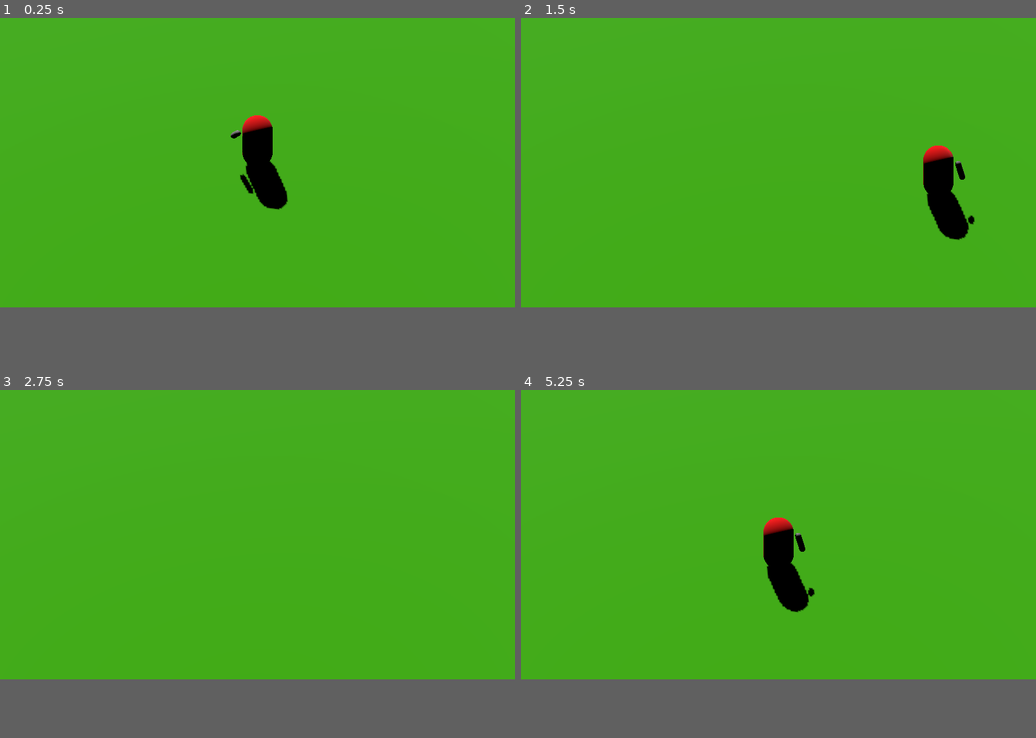
Above: before the commit, frames 1-4 (two rows, left to right).
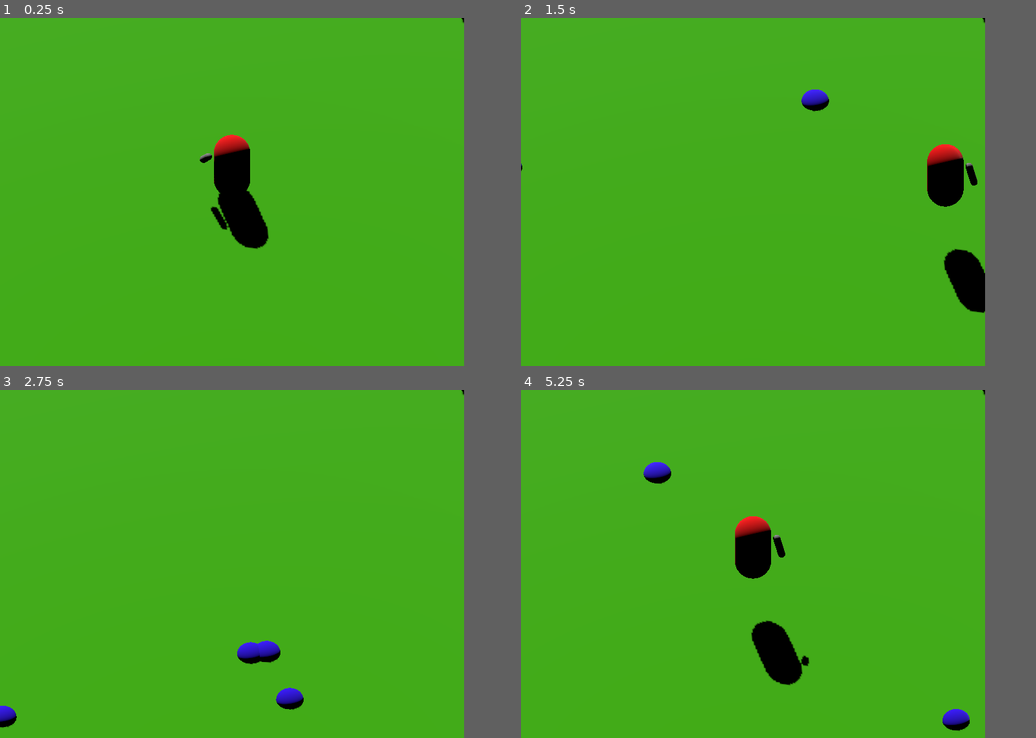
Above: after the commit, the same moments.

Repository: JS-Veer/3D_Game_Test
Game: Godot game, scene res://main.tscn
Same seed, same stepped clock (60 frames per second), same inputs: the game is played once before the commit and once after it. Before the commit the project starts from res://node_3d.tscn.
Inputs:
- Up to frame 1 (0.25 s): no input
- Up to frame 2 (1.5 s): tap Enter at 0.5 s; hold D (move_right) 0.53-1.28 s; tap Space (jump) at 0.6, 0.77, 1.07, 1.35 s; hold S (move_back) from 1.28 s (still down)
- Up to frame 3 (2.75 s): tap Space (jump) at 1.52, 1.82, 2.1 s; release S (move_back) at 2.03 s; hold D (move_right) from 2.03 s (still down)
- Up to frame 4 (5.25 s): release D (move_right) at 2.78 s; hold W (move_forward) 2.78-3.53 s; tap Space (jump) at 2.85, 3.02, 3.32, 3.6, 3.77, 4.07, 4.35, 4.52, 4.82, 5.1 s; hold A (move_left) 3.53-5.03 s; hold S (move_back) from 5.03 s (still down)
In our replay, the window is 799x449 before the commit and 720x540 after it. These sizes can differ from the game's own. Grey fills any space a smaller window leaves; there, only what the larger window draws over its background counts as a difference.

The runs differ from the first frame. In frame 1, 3.7% of the frame differs, in the area x 38-91%, y 0-67%; in frame 2, 2.5%; in frame 3, 0.9%; in frame 4, 4.1%, in the area x 23-91%, y 0-98%.

Commit message:
Add squashing mobs

Diff:
--- /dev/null
+++ b/3d-game-test/Logic/main.gd
@@ -0,0 +1,20 @@
+extends Node3D
+
+@export var mob_scene: PackedScene
+
+
+func _on_mob_timer_timeout() -> void:
+	# Create new instance of mob scene
+	var mob = mob_scene.instantiate()
+
+	# Choose random location on spawn path
+	# Store reference to SpawnLocation node
+	var mob_spawn_location = get_node("SpawnPath/SpawnLocation")
+	# Give it a random offseta
+	mob_spawn_location.progress_ratio = randf()
+
+	var player_position = $Player.position
+	mob.initialize(mob_spawn_location.position, player_position)
+
+	# Spawn the mob by adding to main scene
+	add_child(mob)
--- a/3d-game-test/Logic/mob.gd
+++ b/3d-game-test/Logic/mob.gd
@@ -1,8 +1,13 @@
 extends CharacterBody3D
+signal squashed
 
 @export var min_speed : int = 10
 
 @export var max_speed : int = 18
+
+func squash():
+	squashed.emit()
+	queue_free()
 
 func initialize(start_position : Vector3, player_position : Vector3) -> void:
 	look_at_from_position(start_position, player_position, Vector3.UP)
--- a/3d-game-test/Logic/player_character.gd
+++ b/3d-game-test/Logic/player_character.gd
@@ -4,6 +4,10 @@
 @export var speed : float = 14
 # Player downward acceleration in air. In meters per second^2
 @export var fall_acceleration : float = 75
+# Player upward jump impulse velocity. In meters per second
+@export var jump_impulse : float = 20
+# Player upward bounce impulse velocity. In meters per second
+@export var bounce_impulse : float = 16
 
 var target_velocity : Vector3 = Vector3.ZERO
 
@@ -35,6 +39,35 @@
 	if not is_on_floor():
 		target_velocity.y = target_velocity.y - (fall_acceleration * delta)
 
+	# Jumping
+	if is_on_floor() and Input.is_action_just_pressed("jump"):
+		target_velocity.y = jump_impulse
+
+	# Iterate through all collisions that occured this frame
+	for index in range(get_slide_collision_count()):
+		# We get on of the collisions with the player
+		var collision = get_slide_collision(index)
+
+		# If there are duplicate collisions with a mob in a single frame
+		# the mob will be deleted after the first collision, and a second call to
+		# get_collider will return null, leading to a null pointer when calling
+		# collision.get_collider().is_in_group("mob").
+		# This block of code prevents processing duplicate collisions.
+		if collision.get_collider() == null:
+			continue
+
+		# If collider is mob
+		if collision.get_collider().is_in_group("mob"):
+			var mob = collision.get_collider()
+			# Check if player hits mob from above
+			if Vector3.UP.dot(collision.get_normal()) > 0.1:
+				# If so, squash mob
+				mob.squash()
+				target_velocity.y = bounce_impulse
+				# Prevent further duplicate calls
+				break
+
+
 	# Move the character
 	velocity = target_velocity
 	move_and_slide()
--- a/3d-game-test/Mob.tscn
+++ b/3d-game-test/Mob.tscn
@@ -13,7 +13,9 @@
 height = 1.0
 radius = 0.75
 
-[node name="Mob" type="CharacterBody3D" unique_id=667951070]
+[node name="Mob" type="CharacterBody3D" unique_id=667951070 groups=["mob"]]
+collision_layer = 2
+collision_mask = 0
 script = ExtResource("1_584jx")
 
 [node name="Pivot" type="Node3D" parent="." unique_id=1603327916]
--- a/3d-game-test/Player_Character.tscn
+++ b/3d-game-test/Player_Character.tscn
@@ -19,6 +19,7 @@
 height = 4.0
 
 [node name="Player" type="CharacterBody3D" unique_id=1551087638]
+collision_mask = 6
 script = ExtResource("1_fxl4k")
 
 [node name="Pivot" type="Node3D" parent="." unique_id=1243418972]
--- /dev/null
+++ b/3d-game-test/main.tscn
@@ -0,0 +1,91 @@
+[gd_scene format=3 uid="uid://6ps5oyxrjtg8"]
+
+[ext_resource type="Script" uid="uid://p7tdu3x3cvnn" path="res://Logic/main.gd" id="1_0xm2m"]
+[ext_resource type="PackedScene" uid="uid://cfm8hlybwalyg" path="res://Player_Character.tscn" id="1_ig7tw"]
+[ext_resource type="PackedScene" uid="uid://bagj03er8mrpx" path="res://Mob.tscn" id="2_h2yge"]
+
+[sub_resource type="BoxShape3D" id="BoxShape3D_4xowi"]
+size = Vector3(60, 2, 60)
+
+[sub_resource type="StandardMaterial3D" id="StandardMaterial3D_a202f"]
+albedo_color = Color(0.28627452, 0.7882353, 0.023529412, 1)
+
+[sub_resource type="BoxMesh" id="BoxMesh_a202f"]
+lightmap_size_hint = Vector2i(604, 326)
+material = SubResource("StandardMaterial3D_a202f")
+size = Vector3(60, 2, 60)
+
+[sub_resource type="StandardMaterial3D" id="StandardMaterial3D_ig7tw"]
+albedo_color = Color(1, 0.09019608, 0, 1)
+
+[sub_resource type="CylinderMesh" id="CylinderMesh_0xm2m"]
+material = SubResource("StandardMaterial3D_ig7tw")
+
+[sub_resource type="Curve3D" id="Curve3D_ig7tw"]
+closed = true
+_data = {
+"points": PackedVector3Array(0, 0, 0, 0, 0, 0, -14, 0, -14.3, 0, 0, 0, 0, 0, 0, 12.866095, 0, -13.518386, 0, 0, 0, 0, 0, 0, 12.983366, 0, 15.44957, 0, 0, 0, 0, 0, 0, -14.108118, 0, 16.270525),
+"tilts": PackedFloat32Array(0, 0, 0, 0)
+}
+point_count = 4
+
+[node name="Main" type="Node3D" unique_id=1073884726]
+script = ExtResource("1_0xm2m")
+mob_scene = ExtResource("2_h2yge")
+
+[node name="Ground" type="StaticBody3D" parent="." unique_id=234814617]
+transform = Transform3D(1, 0, 0, 0, 1, 0, 0, 0, 1, 0, -1, 0)
+collision_layer = 4
+collision_mask = 0
+
+[node name="CollisionShape3D" type="CollisionShape3D" parent="Ground" unique_id=891392518]
+shape = SubResource("BoxShape3D_4xowi")
+
+[node name="MeshInstance3D" type="MeshInstance3D" parent="Ground" unique_id=1753734229]
+mesh = SubResource("BoxMesh_a202f")
+
+[node name="DirectionalLight3D" type="DirectionalLight3D" parent="." unique_id=1733206130]
+transform = Transform3D(0.9659258, 0.12940937, -0.22414365, 0.24999984, -0.69065017, 0.6786032, -0.066987164, -0.7115162, -0.69946915, 0, 10, 0)
+shadow_enabled = true
+
+[node name="Player" parent="." unique_id=1551087638 instance=ExtResource("1_ig7tw")]
+transform = Transform3D(1, 0, 0, 0, 1, 0, 0, 0, 1, 0, 1.1138589, 0)
+
+[node name="CameraPivot" type="Marker3D" parent="." unique_id=1018465007]
+transform = Transform3D(0.9999999, 0, 0, 0, 0.70710677, 0.7071067, 0, -0.7071067, 0.70710677, 0, 0, 0)
+
+[node name="Camera3D" type="Camera3D" parent="CameraPivot" unique_id=1987257024]
+transform = Transform3D(1.0000001, 0, 0, 0, 1.0000001, 0, 0, 0, 1.0000001, 0, 9.536743e-07, 25.000004)
+projection = 1
+size = 19.0
+far = 154.33
+
+[node name="Cylinders" type="Node3D" parent="." unique_id=701620667]
+
+[node name="MeshInstance3D" type="MeshInstance3D" parent="Cylinders" unique_id=1740589280]
+transform = Transform3D(1, 0, 0, 0, 1, 0, 0, 0, 1, -14, 0, -14.609717)
+mesh = SubResource("CylinderMesh_0xm2m")
+
+[node name="MeshInstance3D2" type="MeshInstance3D" parent="Cylinders" unique_id=2042547568]
+transform = Transform3D(1, 0, 0, 0, 1, 0, 0, 0, 1, 13, 0, -13.609717)
+mesh = SubResource("CylinderMesh_0xm2m")
+
+[node name="MeshInstance3D3" type="MeshInstance3D" parent="Cylinders" unique_id=1476403027]
+transform = Transform3D(1, 0, 0, 0, 1, 0, 0, 0, 1, 13, 0, 15.390283)
+mesh = SubResource("CylinderMesh_0xm2m")
+
+[node name="MeshInstance3D4" type="MeshInstance3D" parent="Cylinders" unique_id=1831059926]
+transform = Transform3D(1, 0, 0, 0, 1, 0, 0, 0, 1, -14, 0, 16.390282)
+mesh = SubResource("CylinderMesh_0xm2m")
+
+[node name="SpawnPath" type="Path3D" parent="." unique_id=1924710941]
+curve = SubResource("Curve3D_ig7tw")
+
+[node name="SpawnLocation" type="PathFollow3D" parent="SpawnPath" unique_id=871294872]
+transform = Transform3D(-0.029080361, 0, -0.9995679, 0, 1, 0, 0.9995679, 0, -0.029080361, -14, 0, -14.3)
+
+[node name="MobTimer" type="Timer" parent="." unique_id=2132050811]
+wait_time = 0.5
+autostart = true
+
+[connection signal="timeout" from="MobTimer" to="." method="_on_mob_timer_timeout"]
--- a/3d-game-test/node_3d.tscn
+++ /dev/null
@@ -1,41 +0,0 @@
-[gd_scene format=3 uid="uid://6ps5oyxrjtg8"]
-
-[ext_resource type="PackedScene" uid="uid://cfm8hlybwalyg" path="res://Player_Character.tscn" id="1_a202f"]
-
-[sub_resource type="BoxShape3D" id="BoxShape3D_4xowi"]
-size = Vector3(60, 2, 60)
-
-[sub_resource type="StandardMaterial3D" id="StandardMaterial3D_a202f"]
-albedo_color = Color(0.28627452, 0.7882353, 0.023529412, 1)
-
-[sub_resource type="BoxMesh" id="BoxMesh_a202f"]
-lightmap_size_hint = Vector2i(604, 326)
-material = SubResource("StandardMaterial3D_a202f")
-size = Vector3(60, 2, 60)
-
-[node name="Node3D" type="Node3D" unique_id=1073884726]
-
-[node name="Ground" type="StaticBody3D" parent="." unique_id=234814617]
-transform = Transform3D(1, 0, 0, 0, 1, 0, 0, 0, 1, 0, -1, 0)
-
-[node name="CollisionShape3D" type="CollisionShape3D" parent="Ground" unique_id=891392518]
-shape = SubResource("BoxShape3D_4xowi")
-
-[node name="MeshInstance3D" type="MeshInstance3D" parent="Ground" unique_id=1753734229]
-mesh = SubResource("BoxMesh_a202f")
-
-[node name="DirectionalLight3D" type="DirectionalLight3D" parent="." unique_id=1733206130]
-transform = Transform3D(0.9659258, 0.12940937, -0.22414365, 0.24999984, -0.69065017, 0.6786032, -0.066987164, -0.7115162, -0.69946915, 0, 10, 0)
-shadow_enabled = true
-
-[node name="Player" parent="." unique_id=1551087638 instance=ExtResource("1_a202f")]
-transform = Transform3D(1, 0, 0, 0, 1, 0, 0, 0, 1, 0, 1.1138589, 0)
-
-[node name="CameraPivot" type="Marker3D" parent="." unique_id=1018465007]
-transform = Transform3D(0.9999999, 0, 0, 0, 0.70710677, 0.7071067, 0, -0.7071067, 0.70710677, 0, 0, 0)
-
-[node name="Camera3D" type="Camera3D" parent="CameraPivot" unique_id=1987257024]
-transform = Transform3D(1.0000001, 0, 0, 0, 1.0000001, 0, 0, 0, 1.0000001, 0, 9.536743e-07, 25.000004)
-projection = 1
-size = 19.0
-far = 154.33
--- a/3d-game-test/project.godot
+++ b/3d-game-test/project.godot
@@ -18,6 +18,11 @@
 [debug]
 
 gdscript/warnings/untyped_declaration=1
+
+[display]
+
+window/size/viewport_width=720
+window/size/viewport_height=540
 
 [input]
 
@@ -62,6 +67,12 @@
 ]
 }
 
+[layer_names]
+
+3d_physics/layer_1="player"
+3d_physics/layer_2="enemies"
+3d_physics/layer_3="world"
+
 [physics]
 
 3d/physics_engine="Jolt Physics"
Not shown, added: 3d-game-test/Logic/main.gd.uid
